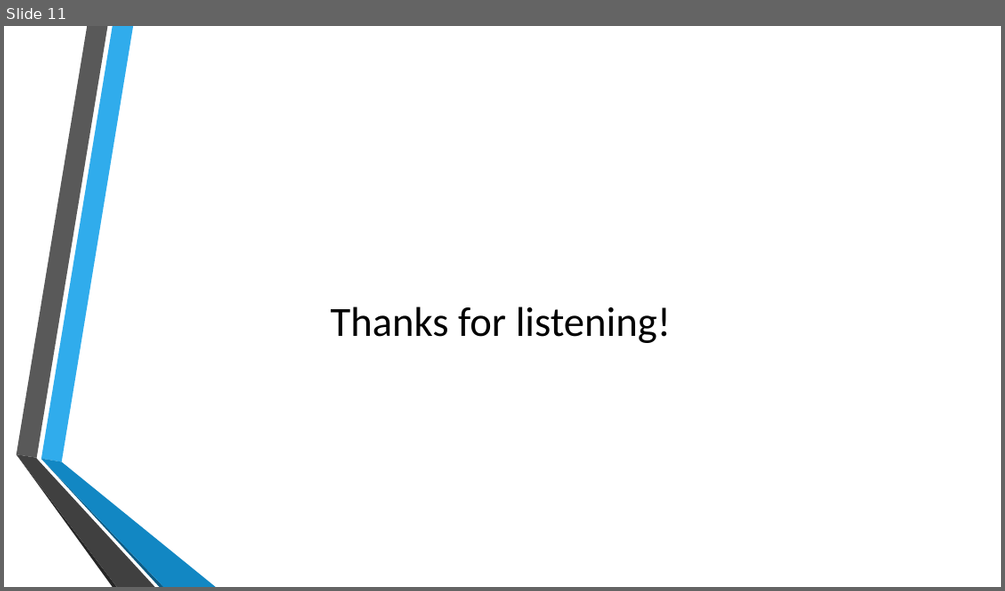
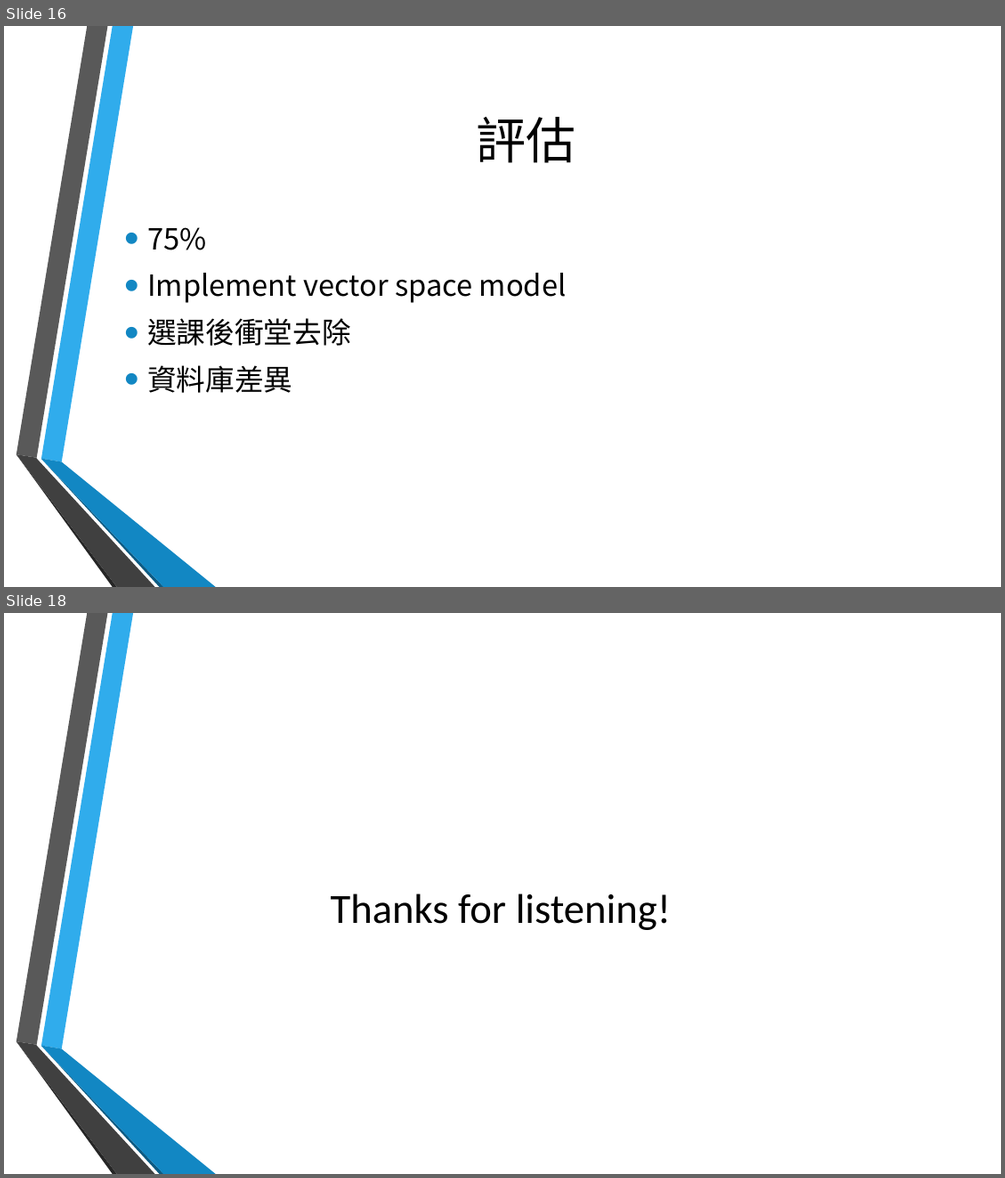
Before and after one commit to TeamTOS/courseSelecting, a slide deck: 期末結案.pptx. Shown one above the other, each under a label of ours: slide 11 before the commit, slides 16 and 18 after it; the slides between them are not shown. The pictures are 1005x591 and 1005x1178 pixels, drawn with LibreOffice and Linux fonts; fonts in the diff are those of the drawing; background and template pictures are left out. Boxes give left, top, right and bottom in pixels: in the first picture for what was removed or moved away, otherwise in the second. Text is boxed around its words. In the diff, an @@ line names an element or a change of style, - is before the commit and + after.

```diff
--- a/期末結案.pptx
+++ b/期末結案.pptx
@@ slide 16 added at (x1=4, y1=26, x2=1001, y2=587), background picture (left out); not listed: 6 template elements that a slide beside it also shows @@
@@ title added at (x1=477, y1=117, x2=576, y2=163), 48 pt, text #000000 @@
+評估
@@ text added at (x1=147, y1=227, x2=566, y2=393), 28 pt, text #000000 @@
+• 75%
+• Implement vector space model
+• 選課後衝堂去除
+• 資料庫差異
@@ what was slide 11 is now slide 18 @@
```
Also in this commit, not shown: 8 slides changed, 7 other slides added.
